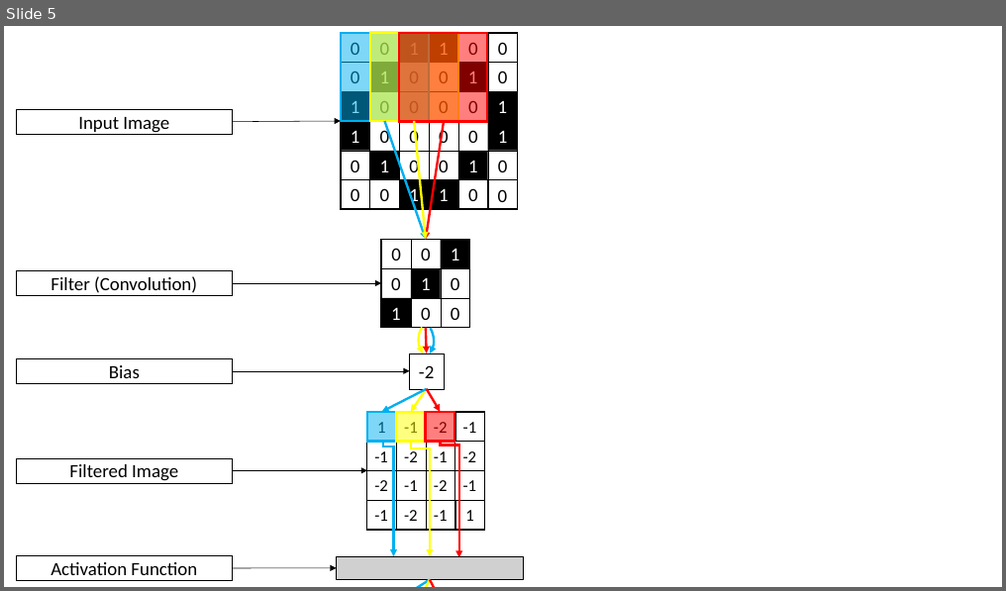
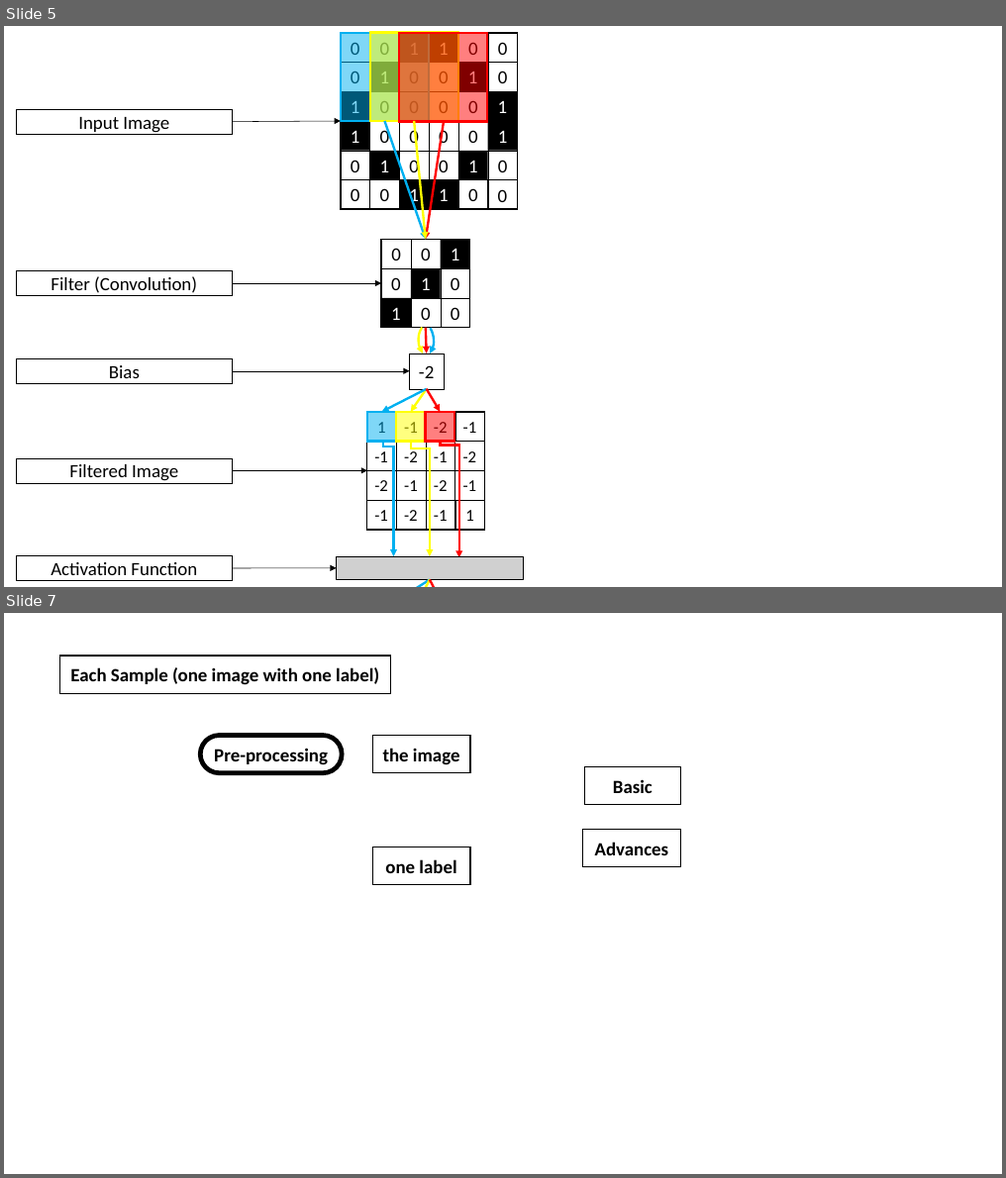
Before and after one commit to Huilin-Li/EasyAlgorithm, a slide deck: pictures/pictures.pptx. Shown one above the other, each under a label of ours: slide 5 before the commit, slides 5 and 7 after it; the slides between them are not shown. The pictures are 1006x591 and 1006x1178 pixels, drawn with LibreOffice and Linux fonts; fonts in the diff are those of the drawing; grey boxes stand for pictures. Boxes give left, top, right and bottom in pixels: in the first picture for what was removed or moved away, otherwise in the second. Text is boxed around its words. In the diff, an @@ line names an element or a change of style, - is before the commit and + after.

```diff
--- a/pictures/pictures.pptx
+++ b/pictures/pictures.pptx
@@ slide 7 added at bbox=[4, 613, 1002, 1174], background #FFFFFF @@
@@ rounded rectangle added at bbox=[60, 656, 391, 694], fill #FFFFFF, outline #000000 1 pt, 18 pt, text #000000, bold @@
+Each Sample (one image with one label)
@@ rounded rectangle added at bbox=[200, 735, 342, 773], fill #FFFFFF, outline #000000 4.5 pt, 18 pt, text #000000, bold @@
+Pre-processing
@@ rounded rectangle added at bbox=[372, 735, 470, 773], fill #FFFFFF, outline #000000 1 pt, 18 pt, text #000000, bold @@
+the image
@@ rounded rectangle added at bbox=[585, 767, 681, 805], fill #FFFFFF, outline #000000 1 pt, 18 pt, text #000000, bold @@
+Basic
@@ rounded rectangle added at bbox=[372, 848, 470, 885], fill #FFFFFF, outline #000000 1 pt, 18 pt, text #000000, bold @@
+one label
@@ rounded rectangle added at bbox=[583, 830, 681, 867], fill #FFFFFF, outline #000000 1 pt, 18 pt, text #000000, bold @@
+Advances
```
Also in this commit, not shown: 1 other slide added, 3 other files.
